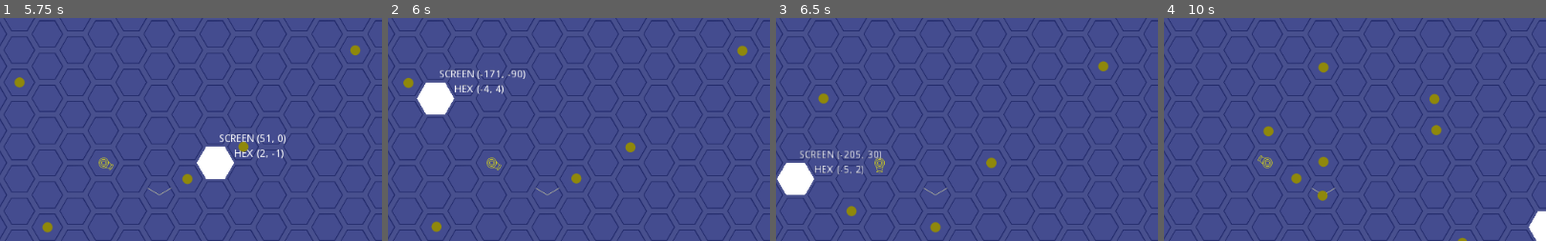
Above: before the commit, frames 1-4 (left to right).
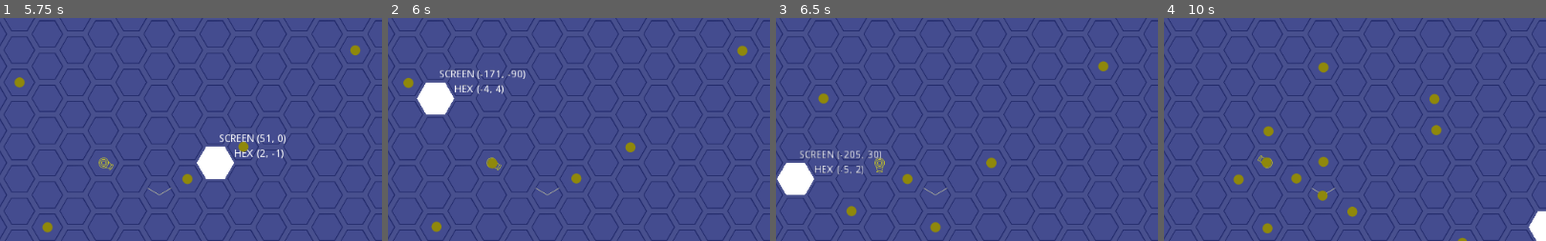
Above: after the commit, the same moments.

Repository: dareludum/ld45
Game: Godot game, scene res://Main.tscn
The game is run twice, just before and just after one commit, with the same random seed, the same clock (stepped at 60 frames per second) and the same inputs.
Inputs (mouse positions are % of the whole screen's width and height, from its top left):
- Up to frame 1 (5.75 s): tap Enter at 0.5, 2, 3.5 s; move the mouse to (72, 45) at 0.52 s; tap Space at 0.6, 0.77, 1.07, 1.25, 2.1, 2.75, 3.6, 3.77, 4.07, 4.25, 5.1 s; click (72, 45) at 0.67 s; drag from (30, 55) to (50, 50) at 1.27 s; move the mouse to (60, 28) at 2.02 s; click (60, 28) at 2.17 s; drag from (45, 70) to (20, 35) at 2.77 s; move the mouse to (80, 65) at 3.52 s; click (80, 65) at 3.67 s; drag from (20, 35) to (50, 50) at 4.27 s; move the mouse to (55, 50) at 5.02 s; click (55, 50) at 5.17 s
- Up to frame 2 (6 s): drag from (35, 25) to (30, 55) at 5.77 s
- Up to frame 3 (6.5 s): no input
- Up to frame 4 (10 s): move the mouse to (72, 45) at 6.52 s; tap Space at 6.6, 6.77, 7.07, 8.1, 9.6, 9.77 s; click (72, 45) at 6.67 s; drag from (30, 55) to (50, 50) at 7.27 s; move the mouse to (60, 28) at 8.02 s; click (60, 28) at 8.17 s; drag from (45, 70) to (20, 35) at 8.77 s; move the mouse to (80, 65) at 9.52 s; click (80, 65) at 9.67 s
The pictures show only the part of the screen within x 29-79%, y 18-68%; the shares and areas given below are measured in that part.

Frame 1 is identical in both runs. In frame 2, 0.1% of the frame differs, in the area x 26-29%, y 62-68%; in frame 3, 0.1%; in frame 4, 0.4%, in the area x 18-51%, y 62-97%.

Commit message:
make sources spawn balls

Diff:
--- a/Main.gd
+++ b/Main.gd
@@ -5,7 +5,8 @@
 const BaseCell = preload("res://scripts/BaseCell.gd")
 const Ball1 = preload("res://scenes/Ball1.tscn")
 const Ball = preload("res://scripts/Ball.gd")
-const Source = preload("res://scripts/Source.gd")
+var Source = load("res://scripts/Source.gd")
+var Mirror = load("res://scripts/Mirror.gd")
 
 var HexCell = preload("res://HexCell.gd")
 var HexGrid = preload("res://HexGrid.gd")
@@ -42,7 +43,7 @@
 
 	var to_delete = []
 	for child in get_children():
-		if child is Ball:
+		if child is Ball or child is Source or child is Mirror:
 			to_delete.append(child)
 	for child in to_delete:
 		remove_child(child)
@@ -124,6 +125,13 @@
 			print("Paused")
 		return
 
+	# spawn new balls
+	for source in get_children():
+		if source is Source:
+			var b = Ball1.instance()
+			b.init(hex_grid, HexCell.new(source.cell), source.direction)
+			add_child(b)
+
 	var balls = get_balls()
 	var balls_moving_to = {}  # hex_pos => [Ball]
 
@@ -154,7 +162,7 @@
 				continue
 			print("%d balls in cell %s" % [n, hex_pos])
 
-	# rotate sources
+	# apply rotations
 	for child in self.get_children():
 		if child is Source:
 			child.rotate_cw()
--- a/Main.tscn
+++ b/Main.tscn
@@ -6,7 +6,7 @@
 [sub_resource type="RectangleShape2D" id=1]
 extents = Vector2( 512, 300 )
 
-[node name="Main" type="Node"]
+[node name="2D Demo" type="Node"]
 
 [node name="Area2D" type="Area2D" parent="."]
 position = Vector2( 512, 300 )
@@ -16,7 +16,7 @@
 position = Vector2( 0.237854, 0 )
 shape = SubResource( 1 )
 
-[node name="Background" type="Sprite" parent="Area2D"]
+[node name="Sprite" type="Sprite" parent="Area2D"]
 self_modulate = Color( 0.286275, 0.317647, 0.560784, 1 )
 position = Vector2( 0.831848, 1.16791 )
 scale = Vector2( 102.243, 59.8968 )
